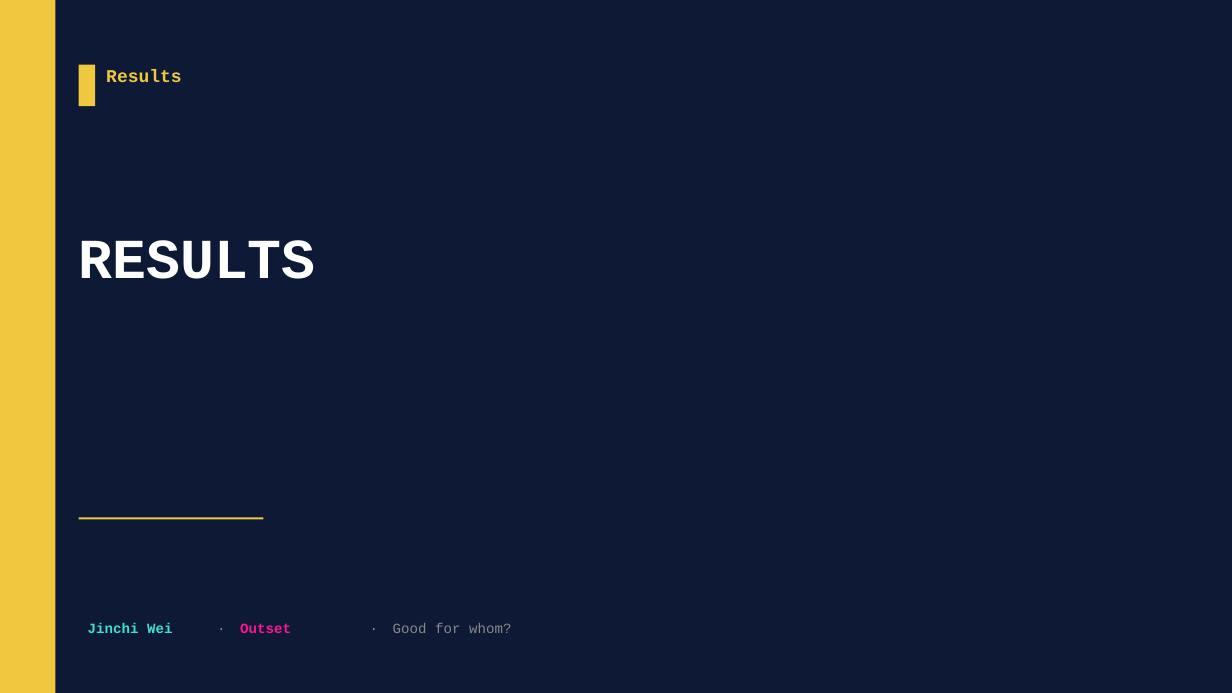
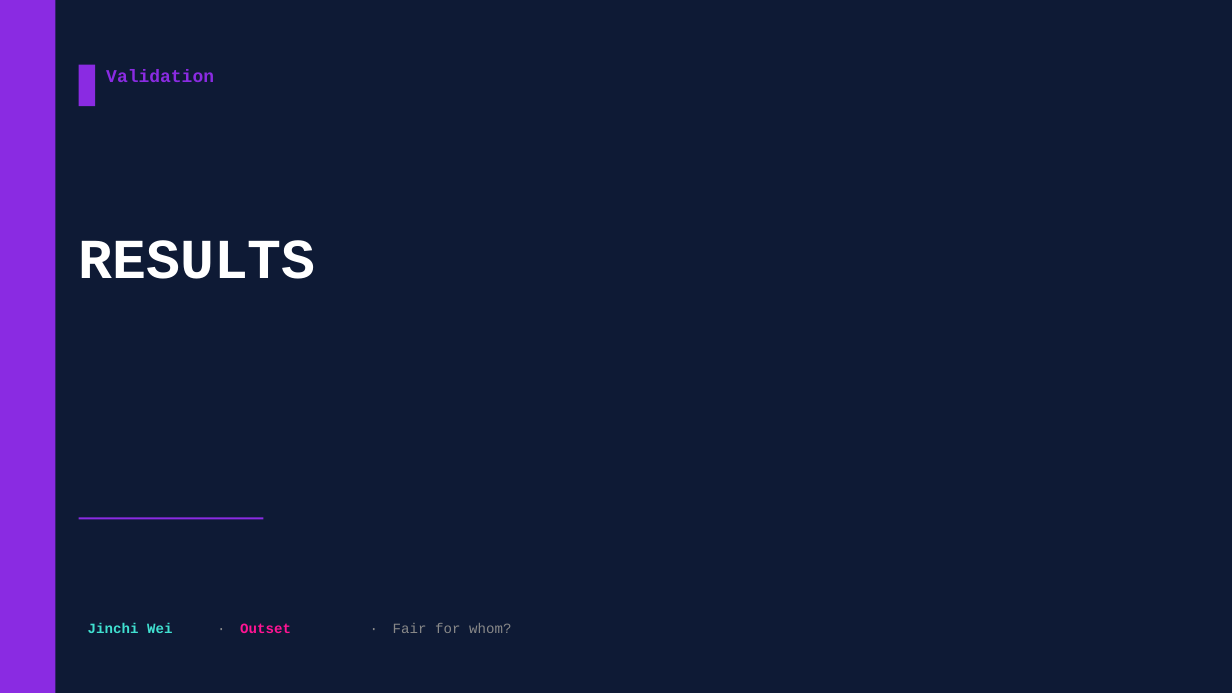
Before and after one commit to jinchiwei/outset-ai-healthcare, a slide deck: slide 12 of solutions/g4_skin_access/slides/g4_skin_access.pptx (slide 10 before the commit). Drawn at 1232x693 pixels with LibreOffice and Linux fonts; fonts in the diff are those of the drawing. Boxes give left, top, right and bottom in pixels: in the first picture for what was removed or moved away, otherwise in the second. Text is boxed around its words. In the diff, an @@ line names an element or a change of style, - is before the commit and + after.

```diff
--- a/solutions/g4_skin_access/slides/g4_skin_access.pptx
+++ b/solutions/g4_skin_access/slides/g4_skin_access.pptx
@@ text at [106,70,214,82]: text changed; text colour #F0C840 to #8A2BE2 @@
-Results
+Validation
@@ fill #F0C840 to #8A2BE2 in 3 elements at [0,0,55,693], [79,65,95,106], [79,518,263,519] @@
@@ text at [393,623,511,633]: text changed @@
-Good for whom?
+Fair for whom?
```
Also in this commit, not shown: 6 other slides changed, 13 slides added, 10 slides removed, 47 other files.
